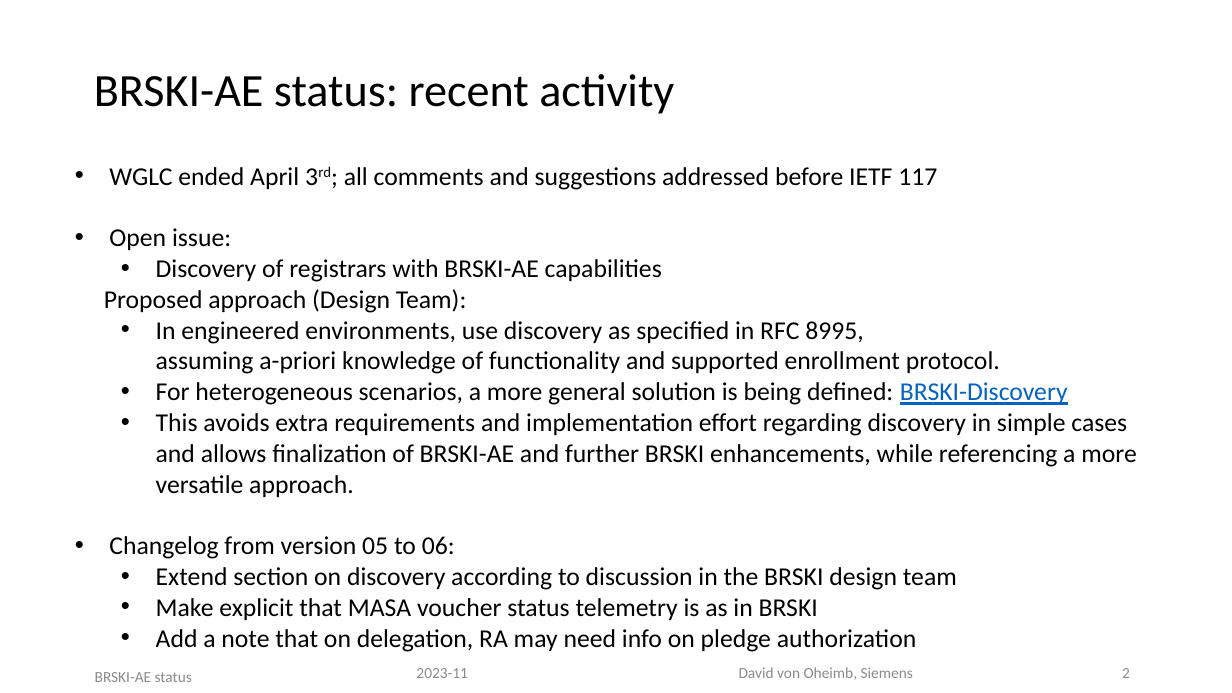
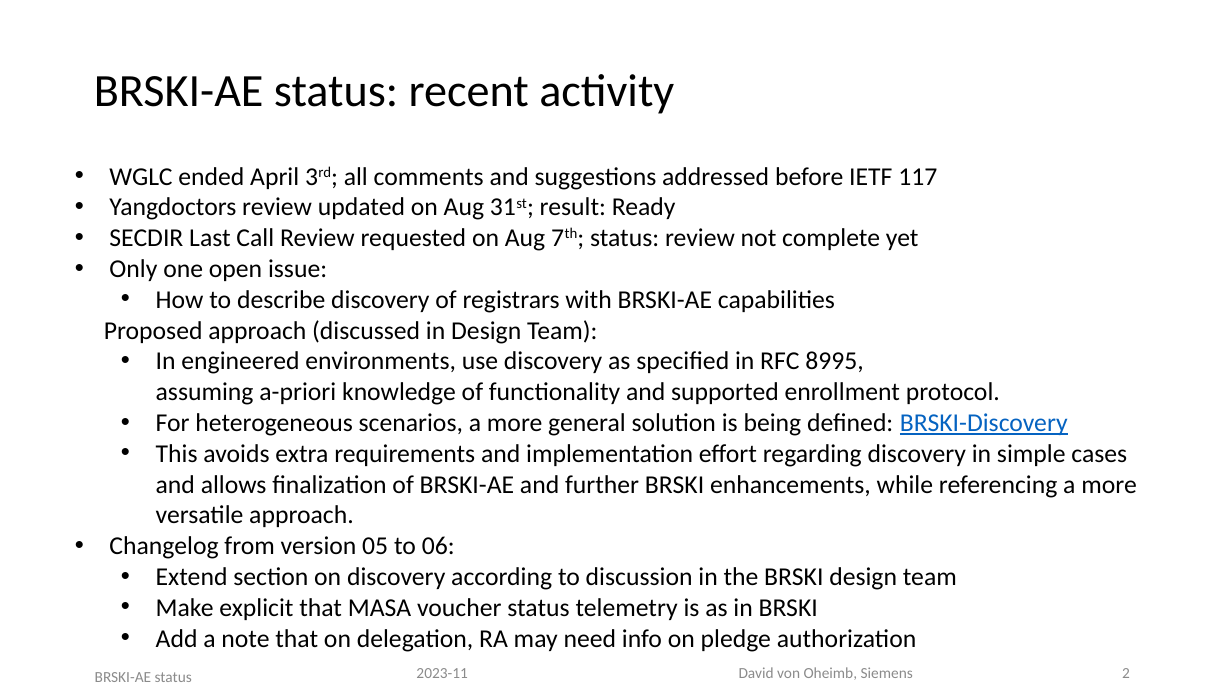
Before and after one commit to anima-wg/anima-brski-ae, a slide deck: slide 2 of presentations/slides-118-BRSKI-AE.pptx. Drawn at 1232x693 pixels with LibreOffice and Linux fonts; fonts in the diff are those of the drawing. Boxes give left, top, right and bottom in pixels: in the first picture for what was removed or moved away, otherwise in the second. Text is boxed around its words. In the diff, an @@ line names an element or a change of style, - is before the commit and + after.

```diff
--- a/presentations/slides-118-BRSKI-AE.pptx
+++ b/presentations/slides-118-BRSKI-AE.pptx
@@ text at (104,197,919,344): text changed @@
-• Open issue:
-  • Discovery of registrars with BRSKI-AE capabilities
-Proposed approach (Design Team):
+• Yangdoctors review updated on Aug 31st; result: Ready
+• SECDIR Last Call Review requested on Aug 7th; status: review not complete yet
+• Only one open issue:
+  • How to describe discovery of registrars with BRSKI-AE capabilities
+Proposed approach (discussed in Design Team):
```
Also in this commit, not shown: 2 other slides changed.
